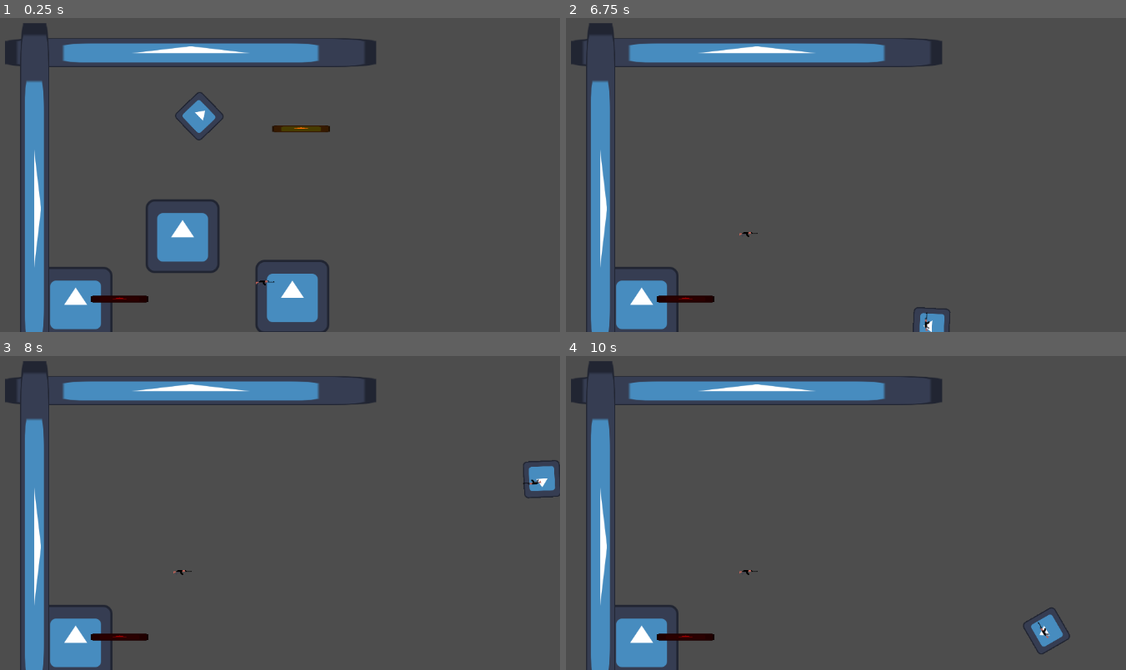
Above: before the commit, frames 1-4 (two rows, left to right).
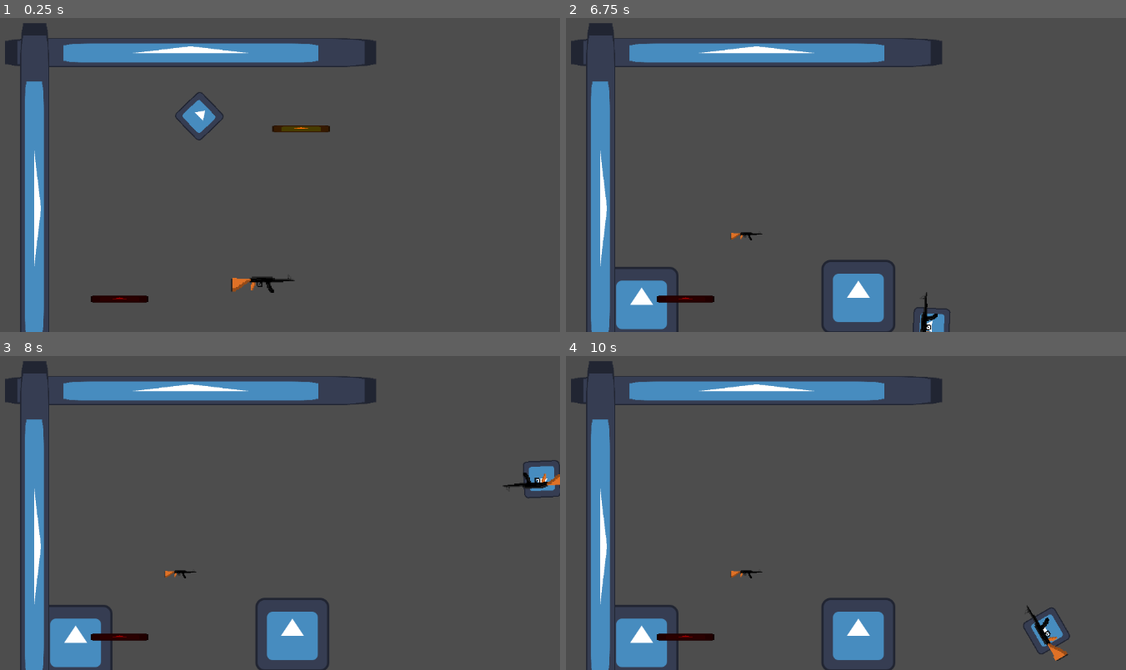
Above: after the commit, the same moments.

Repository: KarumGhag/Hitman4
Game: Godot game, scene res://World/world.tscn
Same seed, same stepped clock (60 frames per second), same inputs: the game is played once before the commit and once after it. The engine's default icon, where the game draws it, is replaced by a stand-in: a white triangle on a blue panel in a dark square.
Inputs (mouse positions are in pixels of both pictures, inside the frame that each line leads up to):
- Up to frame 1 (0.25 s): no input
- Up to frame 2 (6.75 s): tap Enter at 0.5 s; move the mouse to (941, 124) at 0.52 s; hold D (right) 0.53-1.28 s; tap Mouse wheel up (last) at 0.6, 2.3, 2.85, 4.55, 5.85 s; tap Mouse wheel down (next) at 0.8, 1.35, 3.05, 3.6, 5.3, 6.6 s; move the mouse to (661, 162) at 1.27 s; hold S (down) 1.28-2.03 s; right-click (661, 162) at 1.55 s; move the mouse to (857, 61) at 2.02 s; hold D (right) 2.03-2.78 s; right-click (857, 61) at 2.1 s; move the mouse to (762, 218) at 2.77 s; hold W (up) 2.78-3.53 s; tap Space at 3.5 s; move the mouse to (991, 200) at 3.52 s; hold A (left) 3.53-5.03 s; right-click (991, 200) at 3.8 s; move the mouse to (594, 90) at 4.27 s; right-click (594, 90) at 4.35 s; move the mouse to (823, 143) at 5.02 s; press the mouse at (823, 143) at 5.03 s; hold S (down) 5.03-5.78 s; move the mouse to (694, 52) at 5.77 s; release the mouse at (694, 52) at 5.78 s; hold D (right) 5.78-6.53 s; right-click (694, 52) at 6.05 s; move the mouse to (941, 124) at 6.52 s; hold W (up) from 6.53 s (still down)
- Up to frame 3 (8 s): tap Mouse wheel up (last) at 6.8 s; move the mouse to (95, 500) at 7.27 s; release W (up) at 7.28 s; hold D (right) from 7.28 s (still down); right-click (95, 500) at 7.35 s; tap Mouse wheel down (next) at 7.55 s
- Up to frame 4 (10 s): move the mouse to (857, 399) at 8.02 s; release D (right) at 8.03 s; hold S (down) 8.03-8.78 s; tap Mouse wheel up (last) at 8.1, 9.05 s; right-click (857, 399) at 8.3 s; tap Enter at 8.75 s; move the mouse to (762, 556) at 8.77 s; hold A (left) 8.78-9.53 s; tap Mouse wheel down (next) at 8.85, 9.8 s; move the mouse to (991, 538) at 9.52 s; hold W (up) from 9.53 s (still down); right-click (991, 538) at 9.6 s

The runs differ from the first frame. In frame 1, 5.3% of the frame differs, in the area x 4-59%, y 8-100%; in frame 2, 2.0%; in frame 3, 2.1%; in frame 4, 2.2%.
Error before the commit: Cannot call method 'hide' on a null value. (res://InventorySystem/InventoryClass.gd:127)
Error after the commit: Cannot call method 'hide' on a null value. (res://InventorySystem/InventoryClass.gd:138)

Commit message:
made bullet delete work - made inventory shower work a bit better - making sprites for guns

Diff:
--- a/GunSystem/Bullets/Bullet.tscn
+++ b/GunSystem/Bullets/Bullet.tscn
@@ -4,10 +4,10 @@
 [ext_resource type="Texture2D" uid="uid://jffjcag0lvea" path="res://Art/icon.svg" id="1_emeej"]
 
 [sub_resource type="RectangleShape2D" id="RectangleShape2D_qg40i"]
-size = Vector2(12, 10)
+size = Vector2(8, 6)
 
 [sub_resource type="RectangleShape2D" id="RectangleShape2D_4d12m"]
-size = Vector2(10, 8)
+size = Vector2(12, 10)
 
 [node name="Bullet" type="CharacterBody2D" node_paths=PackedStringArray("hitbox", "selfCollider")]
 script = ExtResource("1_dflsj")
--- a/GunSystem/Bullets/BulletClass.gd
+++ b/GunSystem/Bullets/BulletClass.gd
@@ -49,6 +49,6 @@
 	if body == self:
 		return
 
-	if bounces == 0:
-		queue_free()
-		return
+
+	queue_free()
+	return
--- a/GunSystem/Guns/ak47.tscn
+++ b/GunSystem/Guns/ak47.tscn
@@ -13,6 +13,7 @@
 bullet = ExtResource("2_yppb3")
 shootPoint = NodePath("ShootPoint")
 auto = true
+bulletBounces = 0
 damage = 100.0
 bulletSpeed = 2000.0
 magSize = 32
@@ -21,7 +22,8 @@
 image = NodePath("Icon")
 
 [node name="Icon" type="Sprite2D" parent="."]
-position = Vector2(10, 0)
+position = Vector2(13, 0)
+scale = Vector2(2, 2)
 texture = ExtResource("3_2461t")
 
 [node name="ShootPoint" type="Node2D" parent="."]
--- a/InventorySystem/Inventory.tscn
+++ b/InventorySystem/Inventory.tscn
@@ -1,7 +1,6 @@
-[gd_scene load_steps=3 format=3 uid="uid://nwu4t1v6dahu"]
+[gd_scene load_steps=2 format=3 uid="uid://nwu4t1v6dahu"]
 
 [ext_resource type="Script" path="res://InventorySystem/InventoryClass.gd" id="1_8jxnx"]
-[ext_resource type="Texture2D" uid="uid://jffjcag0lvea" path="res://Art/icon.svg" id="2_3gxow"]
 
 [node name="Inventory" type="Node2D" node_paths=PackedStringArray("currentItemUI", "nextItemUI", "previousItemUI")]
 script = ExtResource("1_8jxnx")
@@ -17,12 +16,9 @@
 
 [node name="current" type="Sprite2D" parent="."]
 position = Vector2(499, 482)
-texture = ExtResource("2_3gxow")
 
 [node name="next" type="Sprite2D" parent="."]
 position = Vector2(689, 587)
-texture = ExtResource("2_3gxow")
 
 [node name="previous" type="Sprite2D" parent="."]
 position = Vector2(314, 599)
-texture = ExtResource("2_3gxow")
--- a/InventorySystem/InventoryClass.gd
+++ b/InventorySystem/InventoryClass.gd
@@ -8,6 +8,17 @@
 
 var player : Player
 
+
+
+
+@export_subgroup("UI")
+@export var currentItemUI : Sprite2D
+@export var nextItemUI : Sprite2D
+@export var previousItemUI : Sprite2D
+
+var itemShowers : Array[Sprite2D] = [currentItemUI, nextItemUI, previousItemUI]
+
+
 func _ready():
 	inventory.resize(10)
 	for i in range(len(inventory)):
@@ -15,9 +26,14 @@
 			currentItem = inventory[i]
 			break
 
+	for i in range(len(itemShowers)):
+		print(itemShowers[i])
+
+
+
+
 
 func _process(_delta) -> void:
-
 	for i in range(len(inventory)):
 		if inventory[i] != null:
 			inventory[i].global_position = player.holder.global_position
@@ -111,12 +127,7 @@
 
 
 
-@export_subgroup("UI")
-@export var currentItemUI : Sprite2D
-@export var nextItemUI : Sprite2D
-@export var previousItemUI : Sprite2D
 
-var itemShowers : Array[Sprite2D] = [currentItemUI, nextItemUI, previousItemUI]
 
 #called whenever current item changes
 func updateUI() -> void:
@@ -136,10 +147,14 @@
 	if next == current:
 		nextItemUI.hide()
 		return
+	else:
+		nextItemUI.show()
 
 	if previous == current:
 		previousItemUI.hide()
 		return
+	else:
+		nextItemUI.show()
 
 	#shows all items
 
--- a/InventorySystem/itemClass.gd
+++ b/InventorySystem/itemClass.gd
@@ -74,5 +74,6 @@
 			if autoEquip:
 				inventorySystem.currentItem = inventorySystem.inventory[i]
 				equiped = true
+				#inventorySystem.updateUI()
 
 			return
--- a/project.godot
+++ b/project.godot
@@ -67,3 +67,7 @@
 [navigation]
 
 2d/use_edge_connections=false
+
+[rendering]
+
+textures/canvas_textures/default_texture_filter=0
Binary file added: Art/AK47Sprite.png
Not shown, added: Art/AK47Sprite.png.import
Binary file changed: Art/ak47.png
